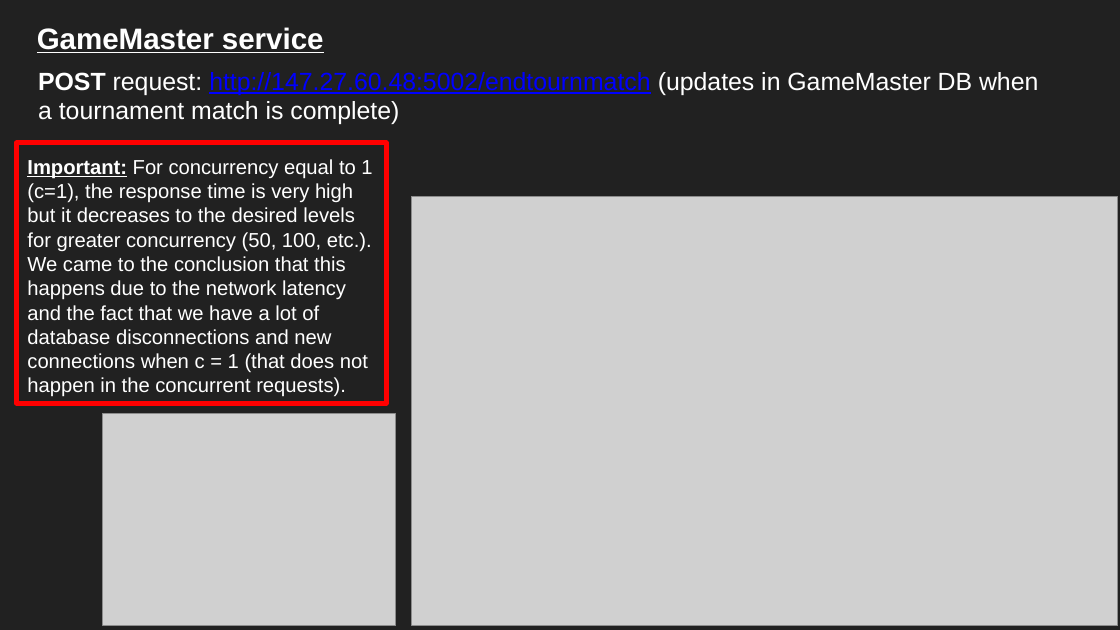
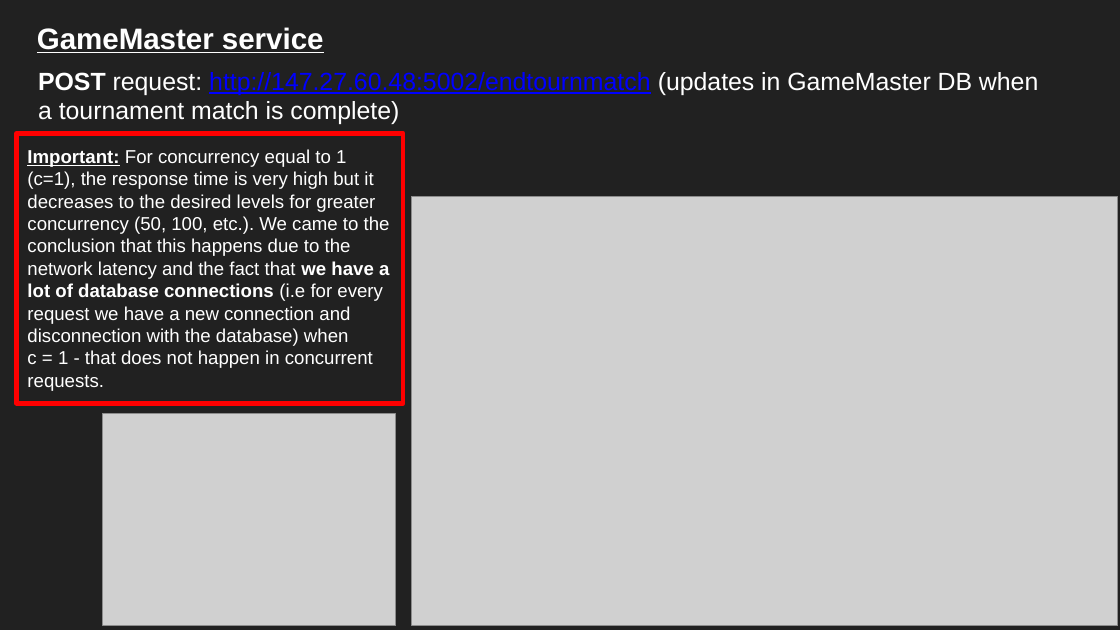
Before and after one commit to ktsakos/distributed_systems, a slide deck: slide 39 of Distributed_Systems_Presentation_11june.pptx. Drawn at 1120x630 pixels with LibreOffice and Linux fonts; fonts in the diff are those of the drawing; grey boxes stand for pictures. Boxes give left, top, right and bottom in pixels: in the first picture for what was removed or moved away, otherwise in the second. Text is boxed around its words. In the diff, an @@ line names an element or a change of style, - is before the commit and + after.

```diff
--- a/Distributed_Systems_Presentation_11june.pptx
+++ b/Distributed_Systems_Presentation_11june.pptx
@@ rectangle "Important: For concurrency equal to ...": place and size @@
-rectangle "Important: For concurrency equal to ..." at [17,143,386,404]
+rectangle "Important: For concurrency equal to ..." at [17,133,403,403]
@@ text in rectangle at [27,149,390,391]: text changed; size 13 to 12 pt @@
-Important: For concurrency equal to 1 (c=1), the response time is very high but it decreases to the desired levels for greater concurrency (50, 100, etc.). We came to the conclusion that this happens due to the network latency and the fact that we have a lot of database disconnections and new connections when c = 1 (that does not happen in the concurrent requests).
+Important: For concurrency equal to 1 (c=1), the response time is very high but it decreases to the desired levels for greater concurrency (50, 100, etc.). We came to the conclusion that this happens due to the network latency and the fact that we have a lot of database connections (i.e for every request we have a new connection and disconnection with the database) when
+c = 1 - that does not happen in concurrent requests.
```
Also in this commit, not shown: 3 other slides changed.
